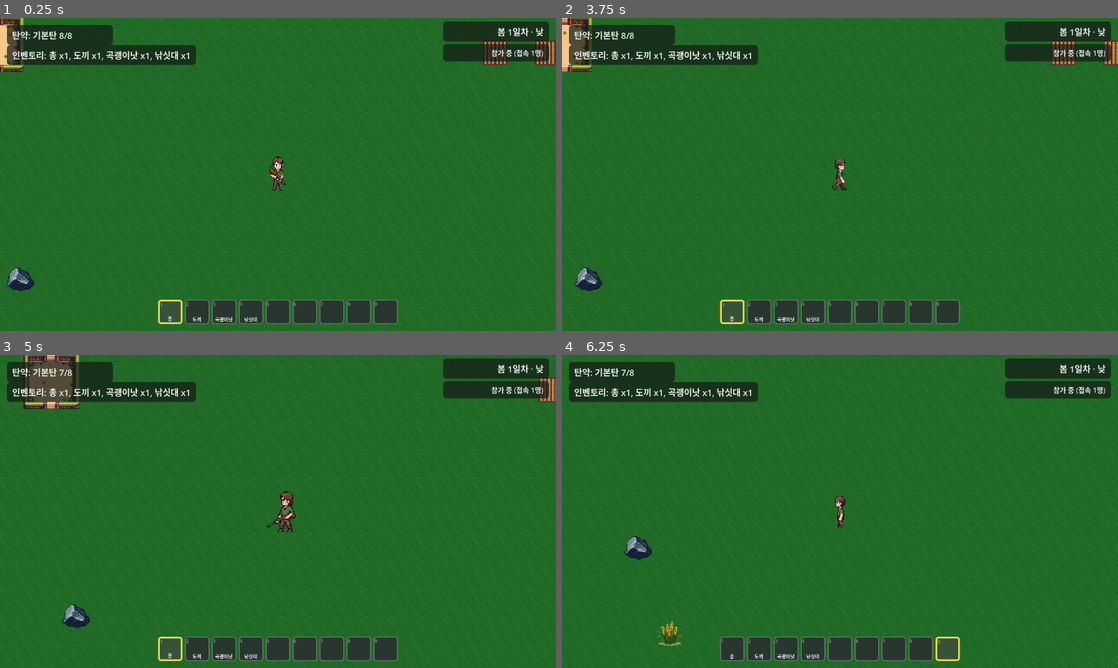
Above: before the commit, frames 1-4 (two rows, left to right).
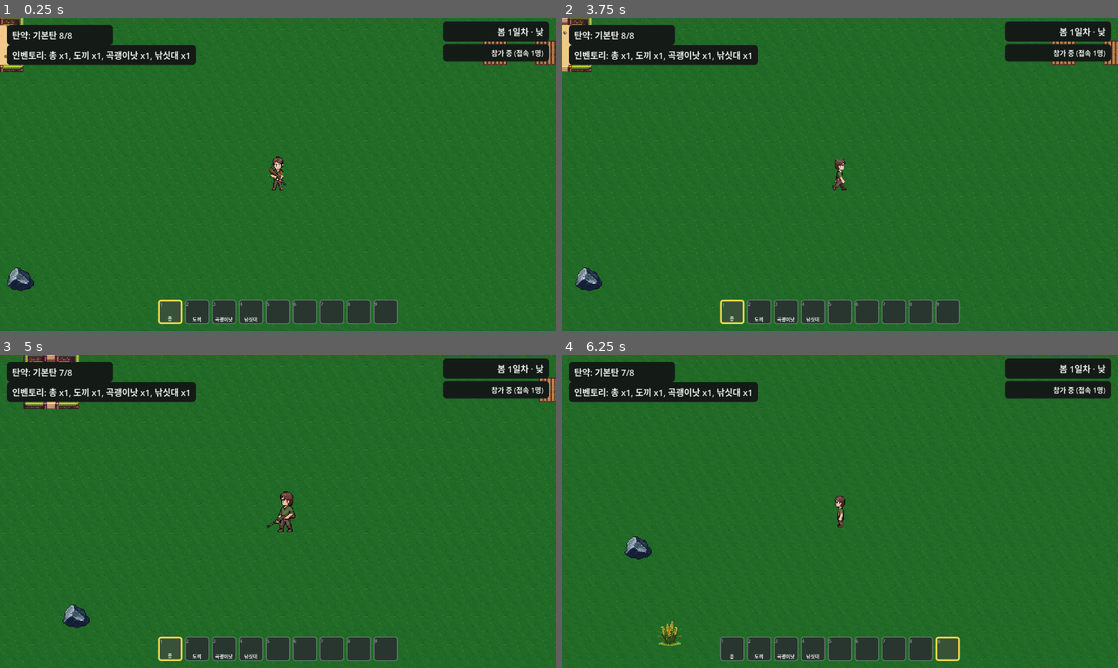
Above: after the commit, the same moments.

Repository: kimtuna/life_game
Game: Godot game, scene res://scenes/world/world.tscn
Two runs of this game, one before a commit and one after it. Both use one fixed random seed, a clock stepped at 60 frames per second and the inputs below. This scene is started directly instead of the project's main scene.
Inputs (mouse positions are in pixels of both pictures, inside the frame that each line leads up to):
- Up to frame 1 (0.25 s): no input
- Up to frame 2 (3.75 s): tap Enter at 0.5, 2, 3.5 s; move the mouse to (962, 158) at 0.52 s; hold D 0.53-1.25 s; tap E at 0.6, 3.6 s; click (962, 158) at 0.67 s; tap Space at 1.25, 2.75 s; drag from (728, 190) to (812, 237) at 1.27 s; move the mouse to (895, 105) at 2.02 s; hold D 2.03-2.75 s; tap 9 at 2.1 s; drag from (812, 237) to (673, 127) at 2.77 s; move the mouse to (1006, 221) at 3.52 s; hold A from 3.53 s (still down)
- Up to frame 3 (5 s): release A at 4.25 s; drag from (111, 464) to (194, 433) at 4.27 s
- Up to frame 4 (6.25 s): tap Space at 5 s; move the mouse to (867, 511) at 5.02 s; hold S 5.03-5.75 s; tap 9 at 5.1 s; click (867, 511) at 5.17 s; drag from (756, 433) to (728, 527) at 5.77 s

The runs differ from the first frame. In frame 1, 0.5% of the frame differs, in the area x 1-99%, y 2-16%; in frame 2, 0.6%; in frame 3, 1.1%; in frame 4, less than 0.1%.

Commit message:
[INBOX #75] HUD 패널이 반투명이라 월드 오브젝트가 비쳐 보이던 문제를 불투명화로 고침
CanvasLayer 순서 회귀로 추정됐던 버그를 재조사한 결과, 실제 원인은 좌상단 HUD
패널(탄약/인벤토리/시간/네트워크)의 배경 알파가 0.72였던 것 — 겹친 월드 오브젝트가
28%만큼 비쳐 보이는 정상적인 블렌딩이 "UI가 뚫린 것"처럼 보인 것이었다.

## 스스로 판단해서 고친 부분
- INBOX #75 원문은 "CanvasLayer/z_index 순서를 코드로 조사해서 고치라"고 지시했지만,
  직접 여러 차례 실험(불투명 테스트 스프라이트, 실제 Deer 씬을 패널 좌표에 정확히
  겹쳐 배치, 낮/밤 픽셀 실측)한 결과 CanvasLayer(layer=10) 순서는 이미 정상 동작하고
  있었다. 픽셀 값이 `panel*0.72 + world*0.28` 블렌딩 공식과 소수점까지 일치해, 구조를
  바꾸는 대신 패널 배경 알파를 1로 바꾸는 최소 수정으로 대체했다.
- STATUS.md의 바퀴 120(#68) 결정 로그에 "CanvasLayer layer=10이 모든 위치에서 보장되지
  않을 수 있다"는 우려가 남아있었는데, 이번 재조사로 근거가 없었음을 확인해 정정 메모를
  추가했다.

## 지시받지 않았지만 추가한 개선
- 없음 (반투명 알파를 패널 4개 공유 스타일 한 줄만 고쳤다).

## 어려움 / 에러와 해결
- 처음엔 합성 스프라이트로 재현을 시도했으나 z_index=0/-1 둘 다 정상 동작해 재현 실패
  → 실제 QA가 쓴 `game/qa/full_sweep.gd`를 그대로 재실행해봤지만 사슴/밭 위치가
  랜덤이라 이번엔 겹침 자체가 재현 안 됨 → 실제 Deer 씬을 패널 좌표에 강제로 겹치게
  배치하는 결정론적 테스트로 바꾸고 나서야 원인(반투명 블렌딩)을 정확히 특정했다.
- `godot --path . --import` 실행 시 `project.godot`의 `window/stretch/aspect="keep"`이
  또 사라지는 부작용을 겪어(바퀴 126과 동일) 즉시 복원했다.

Co-Authored-By: Claude Sonnet 5 <noreply@anthropic.com>

Diff:
--- a/game/scenes/world/world.tscn
+++ b/game/scenes/world/world.tscn
@@ -5,7 +5,7 @@
 [ext_resource type="Texture2D" path="res://assets/sprites/ground/grass_tile.png" id="3_ground"]
 
 [sub_resource type="StyleBoxFlat" id="StyleBoxFlat_hud_panel"]
-bg_color = Color(0.078, 0.106, 0.092, 0.72)
+bg_color = Color(0.078, 0.106, 0.092, 1)
 corner_radius_top_left = 8
 corner_radius_top_right = 8
 corner_radius_bottom_right = 8
Not shown, changed: docs/STATUS.md
Not shown, changed: docs/feedback/INBOX.md
